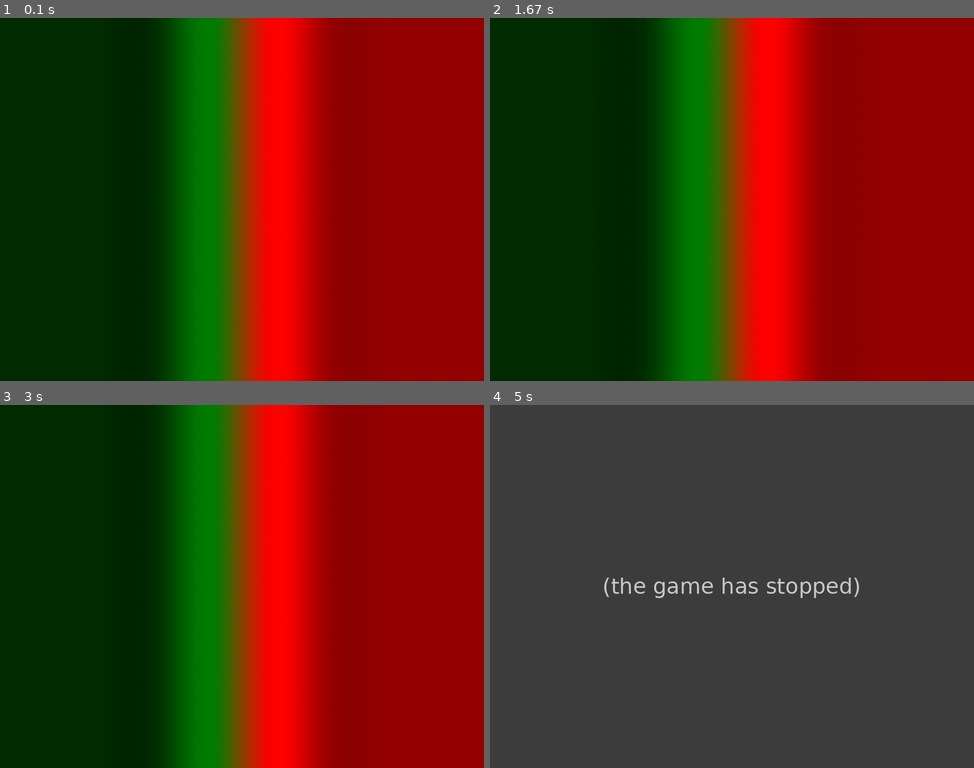
Above: before the commit, frames 1-4 (two rows, left to right).
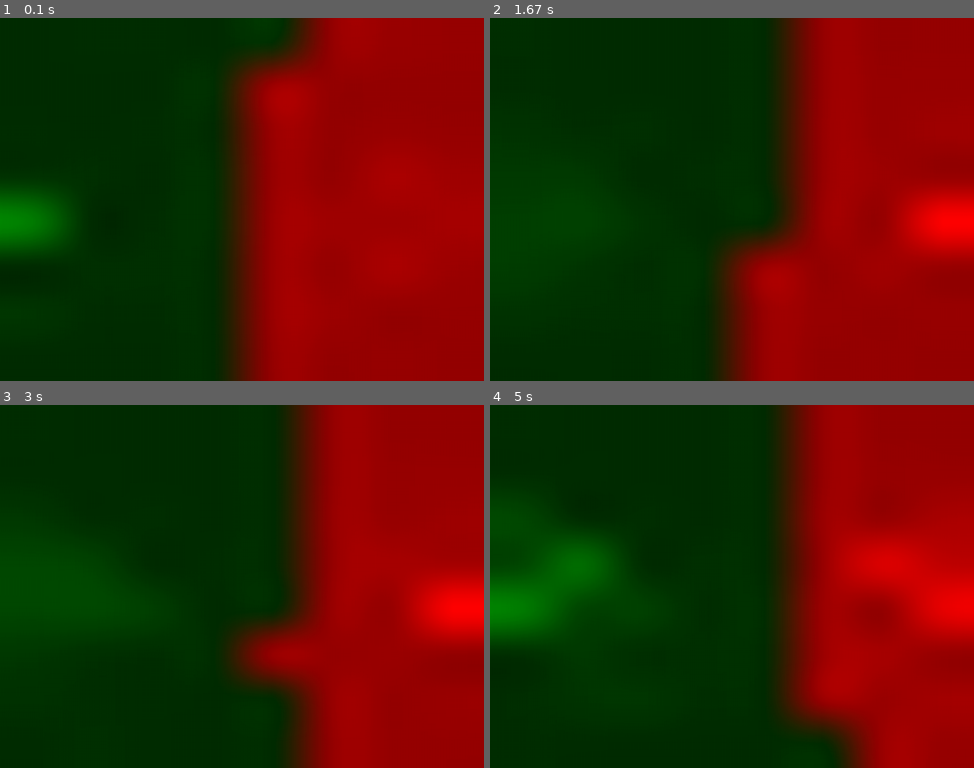
Above: after the commit, the same moments.

Repository: atlefk14/AandA
Game: pygame game, started from Pygame.py
Two runs of this game, one before a commit and one after it. Both use one fixed random seed, a clock stepped at 60 frames per second and the inputs below.
Inputs:
- Up to frame 1 (0.1 s): no input
- Up to frame 2 (1.67 s): no input
- Up to frame 3 (3 s): no input
- Up to frame 4 (5 s): hold Backspace 4.33-4.8 s; tap Enter at 4.83 s

The runs differ from the first frame. In frame 1, 33% of the frame differs, in the area x 0-74%, y 0-100%; in frame 2, 34%; in frame 3, 39%; in frame 4, 100%, in the area x 0-100%, y 0-100%.
Error before the commit: AttributeError: 'NoneType' object has no attribute 'map' (Pygame.py line 49); the game stopped at 4.8 s (later frames are placeholders)

Commit message:
minor changes

Diff:
--- a/Pygame.py
+++ b/Pygame.py
@@ -7,20 +7,7 @@
 from pygame.locals import *
 import copy
 
-
-x, y = 8, 8
-
-
-Germany = Nations.Nation(name='Germany', human=False)
-Russia = Nations.Nation(name='Russia', human=False, difficulty="Easy")
-nations = [Germany, Russia]
-game = Game.Game(size=(x, y), nations=[Germany, Russia])
-
-game_manager = Game.GameManager()
-
-
-
-def translate_to_array(board):
+def translate_to_array(board, x, y, game):
     newBoard = np.zeros((x, y, 3), dtype=np.uint8)
     globalMax = game.findGlobalMax()
     for w in board:
@@ -36,41 +23,83 @@
 
     return newBoard
 
+def with_pauses():
+    x, y = 8, 8
 
-pygame.init()
 
-width, height = 1024, 768
-screen = pygame.display.set_mode((width, height))
-update = True
-first = True
-while True:
-    if update:
-        screen.fill(0)
-        data = translate_to_array(game.map.board)
-        img = Image.fromarray(data, 'RGB')
-        img = img.resize((1024, 768))
-        # img.show()
-        img = pygame.surfarray.make_surface(np.array(img))
-        screen.blit(pygame.transform.rotate(img, 90), (0, 0))
-        pygame.display.flip()
-        update = False
+    Germany = Nations.Nation(name='Germany', human=False)
+    Russia = Nations.Nation(name='Russia', human=False, difficulty="Easy")
+    nations = [Germany, Russia]
+    game = Game.Game(size=(x, y), nations=[Germany, Russia])
 
-    for event in pygame.event.get():
-        if event.type == pygame.KEYUP:
-            if event.key == K_RETURN:
-                while True:
-                    if first:
-                        game_manager.add_previous(game)
-                        first = False
-                    game.bot()
-                    print(game.phase, game.turn)
+    game_manager = Game.GameManager()
+
+
+
+    pygame.init()
+
+    width, height = 1024, 768
+    screen = pygame.display.set_mode((width, height))
+    update = True
+    first = True
+    while True:
+        if update:
+            screen.fill(0)
+            data = translate_to_array(game.map.board, x, y, game)
+            img = Image.fromarray(data, 'RGB')
+            img = img.resize((1024, 768))
+            # img.show()
+            img = pygame.surfarray.make_surface(np.array(img))
+            screen.blit(pygame.transform.rotate(img, 90), (0, 0))
+            pygame.display.flip()
+            update = False
+
+        for event in pygame.event.get():
+            if event.type == pygame.KEYUP:
+                if event.key == K_RETURN:
+                    while True:
+                        if first:
+                            game_manager.add_previous(game)
+                            first = False
+                        game.bot()
+                        print(game.phase, game.turn)
+                        update =  True
+                        if game.phase == 0:
+                            first = True
+                            break
+
+                        elif game.winnerwinnerchickendinner():
+                            break
+                if event.key == K_BACKSPACE:
+                    game = game_manager.go_back()
                     update = True
-                    if game.phase == 0:
-                        first = True
-                        break
 
-                    elif game.winnerwinnerchickendinner():
-                        break
-            if event.key == K_BACKSPACE:
-                game = game_manager.go_back()
-                update = True
+
+def without_pauses():
+    x, y = 8, 8
+
+    Germany = Nations.Nation(name='Germany', human=False)
+    Russia = Nations.Nation(name='Russia', human=False, difficulty="Easy")
+
+    game = Game.Game(size=(x, y), nations=[Germany, Russia])
+
+
+    pygame.init()
+
+    width, height = 1024, 768
+    screen = pygame.display.set_mode((width, height))
+    i = 0
+    while True:
+        game.bot()
+        if i % 10:
+            screen.fill(0)
+            data = translate_to_array(game.map.board, x, y, game)
+            img = Image.fromarray(data, 'RGB')
+            img = img.resize((1024, 768))
+            img = pygame.surfarray.make_surface(np.array(img))
+            screen.blit(pygame.transform.rotate(img, 90), (0, 0))
+            pygame.display.flip()
+        i+=1
+
+#with_pauses()
+without_pauses()
--- a/example.py
+++ b/example.py
@@ -55,10 +55,8 @@
             # Again here the AI should make a decision, if it should move or not.
             unit = game.moveable[0]
             pos = unit.getPosition()
-            possible = []
-            for tile in game.map.board[pos[0]][pos[1]].neighbours:
-                if tile.owner == game.currentPlayer:
-                    possible.append(tile)
+            possible = [tile for tile in game.map.board[pos[0]][pos[1]].neighbours if tile.owner == game.currentPlayer]
+
             if len(possible) != 0:
                 toTile = r.choice(possible)
                 game.moveUnit(game.map.board[pos[0]][pos[1]], toTile, 1, unit.__class__, unit)
